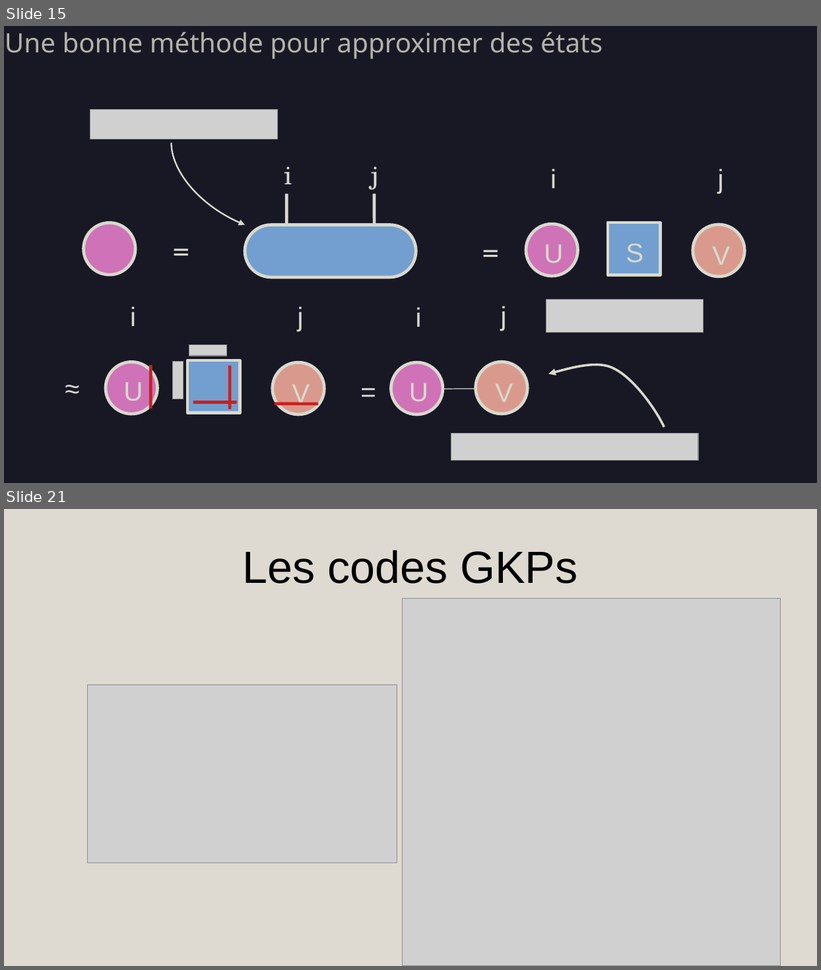
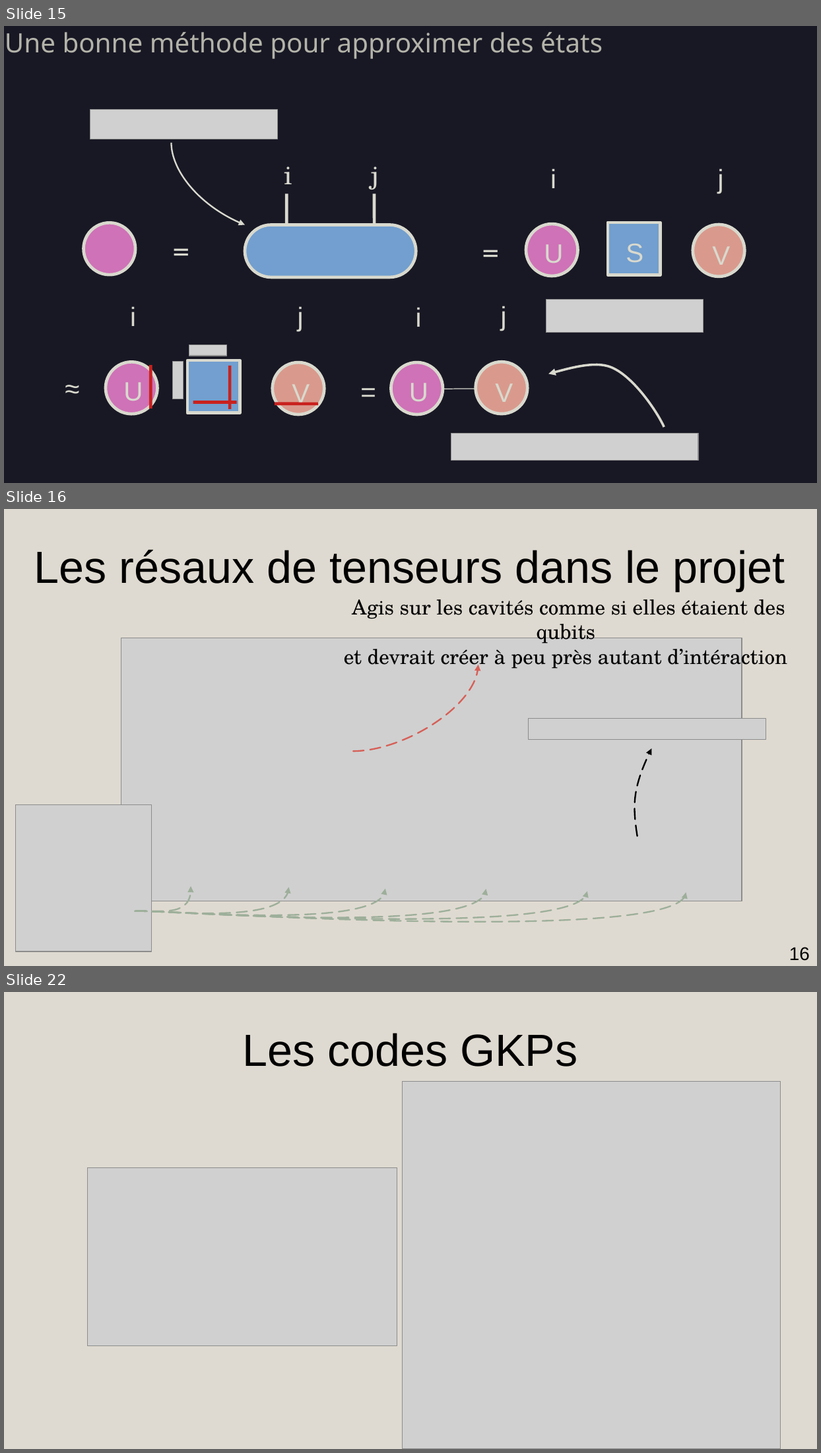
Before and after one commit to AmdaU/presentations, a slide deck: Seminaire/Seminaire.odp. Shown one above the other, each under a label of ours: slides 15 and 21 before the commit, slides 15, 16 and 22 after it; the slides between them are not shown. The pictures are 821x970 and 821x1453 pixels, drawn with LibreOffice and Linux fonts; fonts in the diff are those of the drawing; grey boxes stand for pictures; background and template pictures are left out. Boxes give left, top, right and bottom in pixels: in the first picture for what was removed or moved away, otherwise in the second. Text is boxed around its words. In the diff, an @@ line names an element or a change of style, - is before the commit and + after.

```diff
--- a/Seminaire/Seminaire.odp
+++ b/Seminaire/Seminaire.odp
@@ slide 16 added at <box>4,509,817,966</box>, background #DFDAD1 @@
@@ title added at <box>34,549,785,591</box>, 44 pt, text #000000 @@
+Les résaux de tenseurs dans le projet
@@ title added at <box>344,599,787,671</box>, 20 pt, text #000000 @@
+Agis sur les cavités comme si elles étaient des qubits
+et devrait créer à peu près autant d’intéraction
@@ picture added at <box>121,638,743,902</box> @@
@@ freeform shape added at <box>353,665,479,751</box>, outline #D75F57 1.5 pt dashed @@
@@ picture added at <box>529,719,766,739</box> @@
@@ freeform shape added at <box>635,749,652,836</box>, outline #000000 1.5 pt dashed @@
@@ picture added at <box>16,805,152,952</box> @@
@@ freeform shape added at <box>135,888,290,914</box>, outline #9DAF9A 1.5 pt dashed @@
@@ freeform shape added at <box>135,890,486,918</box>, outline #9DAF9A 1.5 pt dashed @@
@@ freeform shape added at <box>135,892,587,920</box>, outline #9DAF9A 1.5 pt dashed @@
@@ freeform shape added at <box>136,887,191,912</box>, outline #9DAF9A 1.5 pt dashed @@
@@ freeform shape added at <box>136,889,385,916</box>, outline #9DAF9A 1.5 pt dashed @@
@@ freeform shape added at <box>137,892,686,922</box>, outline #9DAF9A 1.5 pt dashed @@
@@ page number added at <box>789,947,810,961</box>, 18 pt, text #000000 @@
+16
@@ what was slide 21 is now slide 22 @@
```
Also in this commit, not shown: 4 slides changed, 5 other slides added, 5 slides removed, 50 other files.
